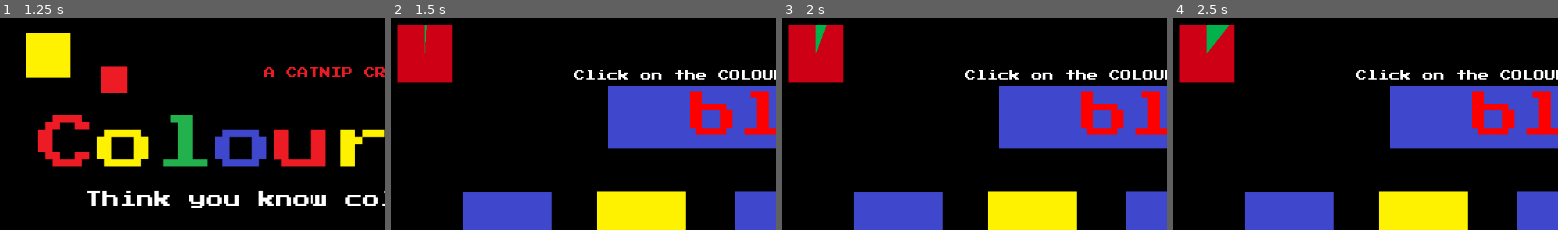
Above: before the commit, frames 1-4 (left to right).
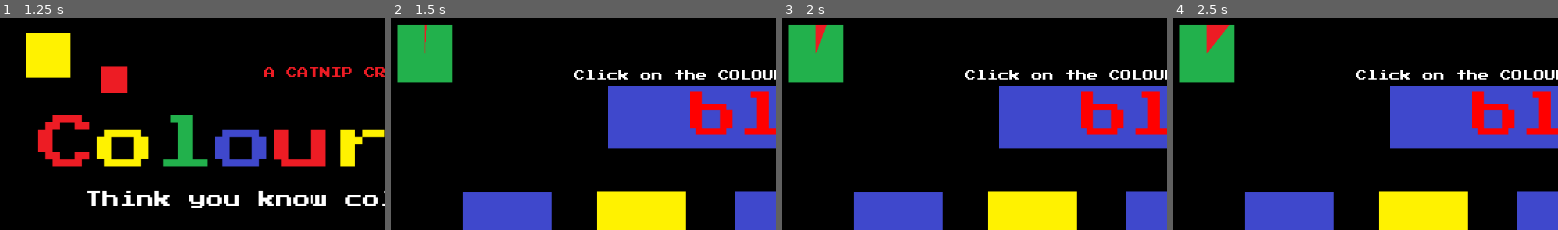
Above: after the commit, the same moments.

Repository: kwrightsk/game-jam-january-2026
Game: Godot game, scene res://Scenes/title_screen.tscn
Two runs of this game, one before a commit and one after it. Both use one fixed random seed, a clock stepped at 60 frames per second and the inputs below.
Inputs (mouse positions are % of the whole screen's width and height, from its top left):
- Up to frame 1 (1.25 s): click (65, 59) at 0.52 s; type "Alex" at 0.6 s
- Up to frame 2 (1.5 s): click "PLAY" at 1.25 s
- Up to frame 3 (2 s): no input
- Up to frame 4 (2.5 s): tap Enter at 2 s; move the mouse to (51, 23) at 2.02 s; press the mouse at (51, 23) at 2.03 s
The pictures show only the part of the screen within x 0-50%, y 0-50%; the shares and areas given below are measured in that part.

Frame 1 is identical in both runs. In frame 2, 4.0% of the frame differs, in the area x 1-17%, y 3-31%; in frame 3, 4.0%; in frame 4, 4.0%.

Commit message:
timer colours reversed

Diff:
--- a/Scenes/main_level.tscn
+++ b/Scenes/main_level.tscn
@@ -55,11 +55,8 @@
 offset_bottom = 100.0
 fill_mode = 4
 nine_patch_stretch = true
-texture_under = ExtResource("6_oaxbp")
-texture_progress = ExtResource("8_mjn7f")
-tint_under = Color(0.870831, 1.75196e-05, 0.5953, 1)
-tint_over = Color(1, 0.54539, 0.799545, 1)
-tint_progress = Color(0, 1, 1, 1)
+texture_under = ExtResource("8_mjn7f")
+texture_progress = ExtResource("6_oaxbp")
 
 [node name="ShapeColorPicker" parent="." instance=ExtResource("8_ag11q")]
 
